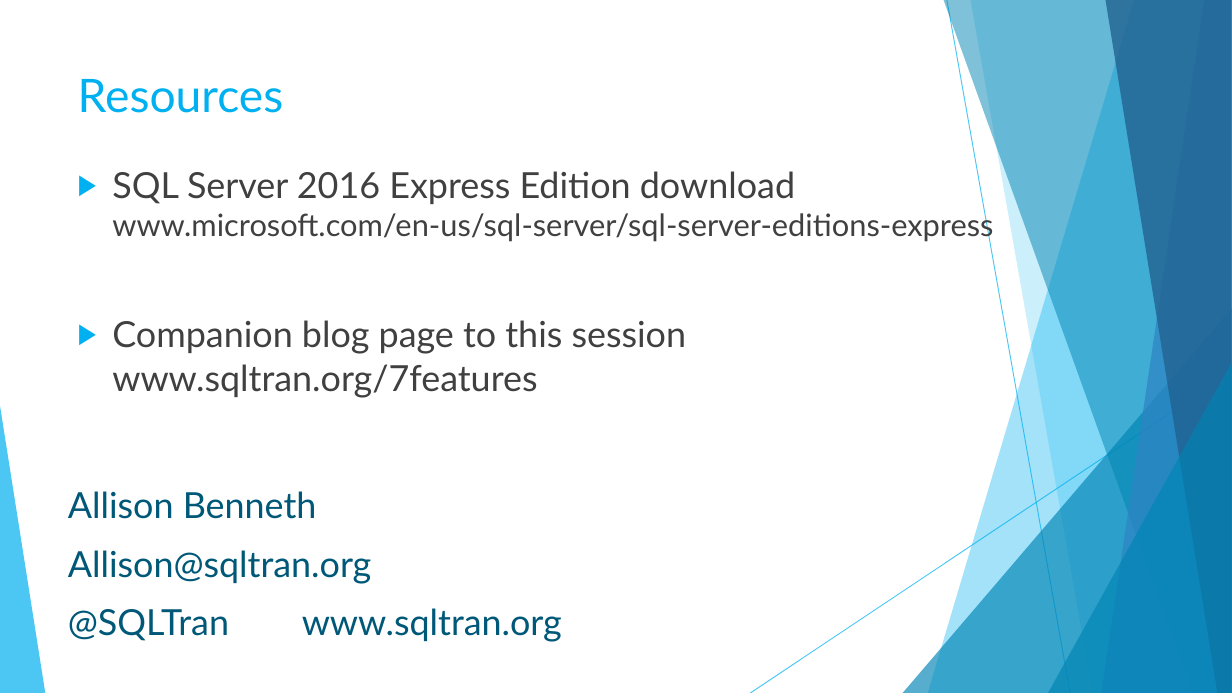
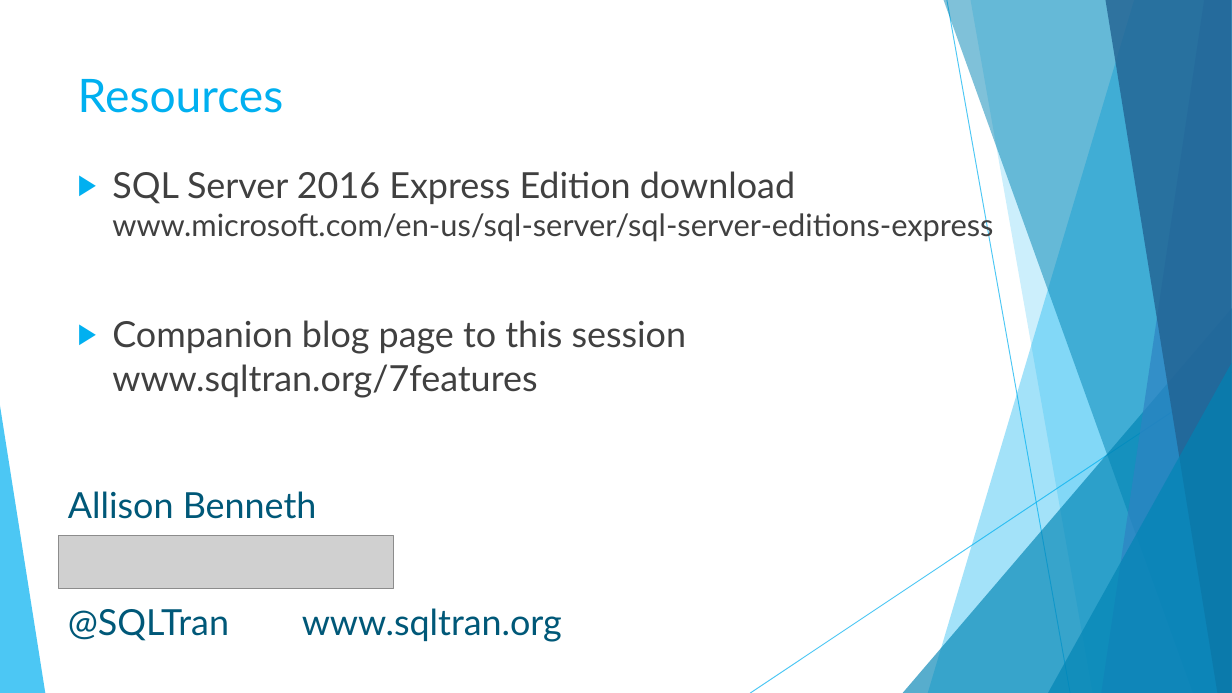
Before and after one commit to sqltran/SevenAwesomeSQLFeatures, a slide deck: slide 39 of AwesomeFreeSQLServerFeatures.pptx. Drawn at 1232x693 pixels with LibreOffice and Linux fonts; fonts in the diff are those of the drawing; grey boxes stand for pictures. Boxes give left, top, right and bottom in pixels: in the first picture for what was removed or moved away, otherwise in the second. Text is boxed around its words. In the diff, an @@ line names an element or a change of style, - is before the commit and + after.

Commit message:
Add split_string function; email address to image.

```diff
--- a/AwesomeFreeSQLServerFeatures.pptx
+++ b/AwesomeFreeSQLServerFeatures.pptx
@@ picture added at box(59, 536, 395, 589) @@
@@ text at box(68, 550, 371, 584): paragraph removed @@
-Allison@sqltran.org
```
Also in this commit, not shown: 2 other slides changed.
